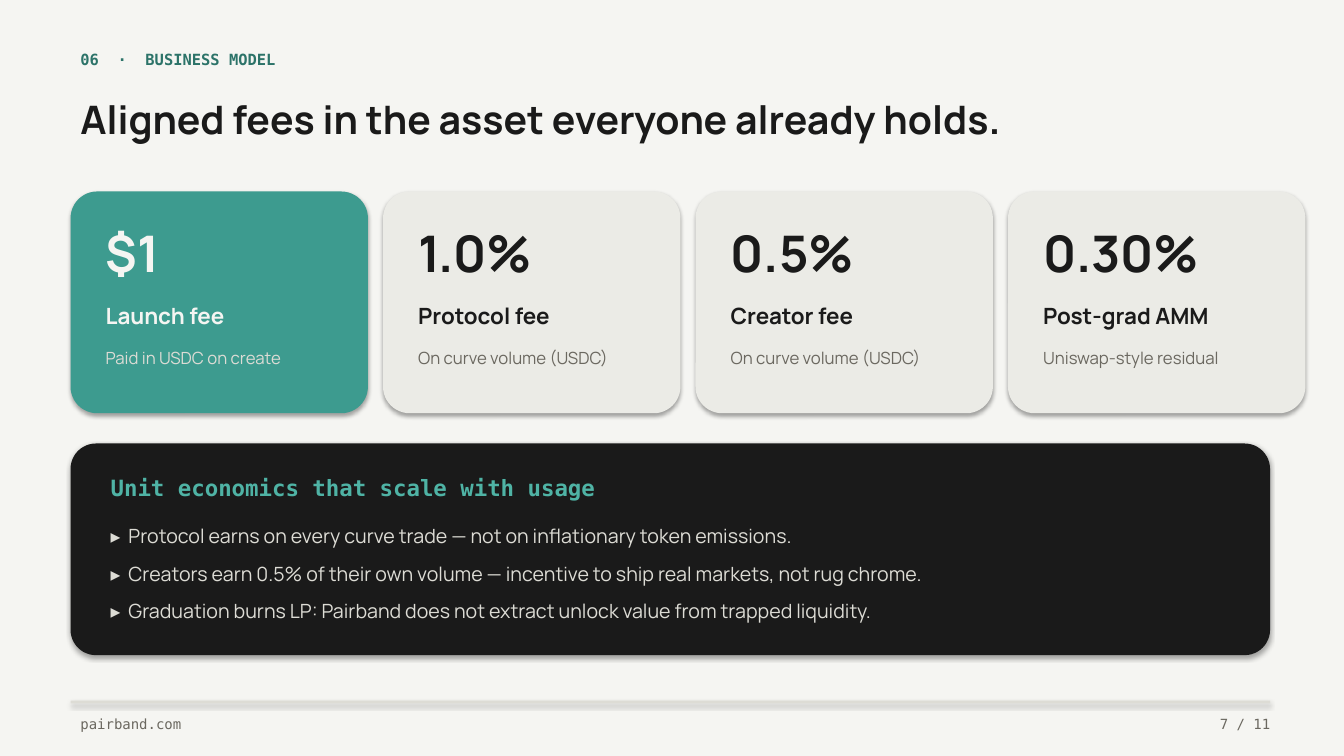
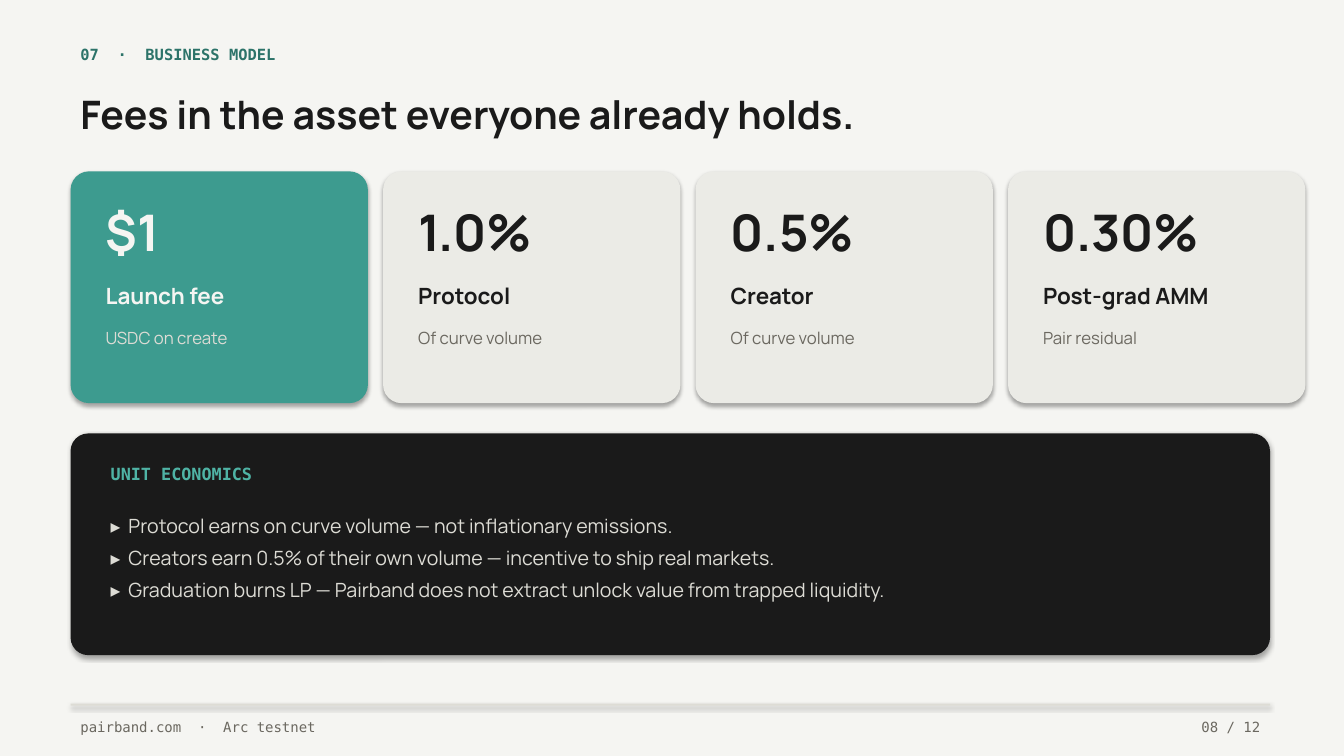
Before and after one commit to kunaldrall29/pairband-reimagine, a slide deck: slide 8 of docs/pitch/Pairband-Pitch-Deck.pptx (slide 7 before the commit). Drawn at 1344x756 pixels with LibreOffice and Linux fonts; fonts in the diff are those of the drawing. Boxes give left, top, right and bottom in pixels: in the first picture for what was removed or moved away, otherwise in the second. Text is boxed around its words. In the diff, an @@ line names an element or a change of style, - is before the commit and + after.

```diff
--- a/docs/pitch/Pairband-Pitch-Deck.pptx
+++ b/docs/pitch/Pairband-Pitch-Deck.pptx
@@ text at [80,48,275,61]: text changed @@
-06 · BUSINESS MODEL
+07 · BUSINESS MODEL
@@ text at [80,100,854,139]: text changed @@
-Aligned fees in the asset everyone already holds.
+Fees in the asset everyone already holds.
@@ rounded rectangle: place and size @@
-rounded rectangle at [71,192,368,413]
+rounded rectangle at [71,171,368,403]
@@ rounded rectangle: place and size @@
-rounded rectangle at [383,192,681,413]
+rounded rectangle at [383,171,681,403]
@@ rounded rectangle: place and size @@
-rounded rectangle at [696,192,993,413]
+rounded rectangle at [696,171,993,403]
@@ proportions changed in 5 elements at [71,434,1270,655], [71,171,368,403], [383,171,681,403], [696,171,993,403], [1008,171,1306,403] @@
@@ rounded rectangle: place and size @@
-rounded rectangle at [1008,192,1306,413]
+rounded rectangle at [1008,171,1306,403]
@@ 4 texts: place and size @@
-4 texts at [106,230,1199,277]
+4 texts at [106,209,1199,256]
@@ text "Launch fee": place and size @@
-text "Launch fee" at [106,307,224,325]
+text "Launch fee" at [106,287,224,305]
@@ text at [418,287,510,305]: text changed @@
-Protocol fee
+Protocol
@@ text at [731,287,814,305]: text changed @@
-Creator fee
+Creator
@@ less space between paragraphs in 6 elements at [106,209,160,256], [418,214,532,252], [731,214,854,252], [1043,214,1199,252], [106,287,224,305], [1043,288,1208,310] @@
@@ text "Post-grad AMM": place and size @@
-text "Post-grad AMM" at [1043,308,1208,330]
+text "Post-grad AMM" at [1043,288,1208,310]
@@ text at [106,331,227,344]: text changed @@
-Paid in USDC on create
+USDC on create
@@ text at [418,331,542,344]: text changed @@
-On curve volume (USDC)
+Of curve volume
@@ text at [731,331,855,344]: text changed @@
-On curve volume (USDC)
+Of curve volume
@@ text at [1043,332,1137,344]: text changed @@
-Uniswap-style residual
+Pair residual
@@ rounded rectangle: place and size @@
-rounded rectangle at [71,444,1270,655]
+rounded rectangle at [71,434,1270,655]
@@ text at [111,467,252,480]: text changed; size 16 to 12 pt @@
-Unit economics that scale with usage
+UNIT ECONOMICS
@@ text at [128,518,885,602]: text changed @@
-▸ Protocol earns on every curve trade — not on inflationary token emissions.
-▸ Creators earn 0.5% of their own volume — incentive to ship real markets, not rug chrome.
-▸ Graduation burns LP: Pairband does not extract unlock value from trapped liquidity.
+▸ Protocol earns on curve volume — not inflationary emissions.
+▸ Creators earn 0.5% of their own volume — incentive to ship real markets.
+▸ Graduation burns LP — Pairband does not extract unlock value from trapped liquidity.
@@ text removed at [1220,719,1270,729] @@
-7 / 11
@@ text at [80,721,316,735]: text changed @@
-pairband.com
+pairband.com · Arc testnet
@@ text added at [1201,721,1260,732], 10 pt, text #6B6860 @@
+08 / 12
```
Also in this commit, not shown: 9 other slides changed, 2 slides added, 1 slide removed, 1 other file.
